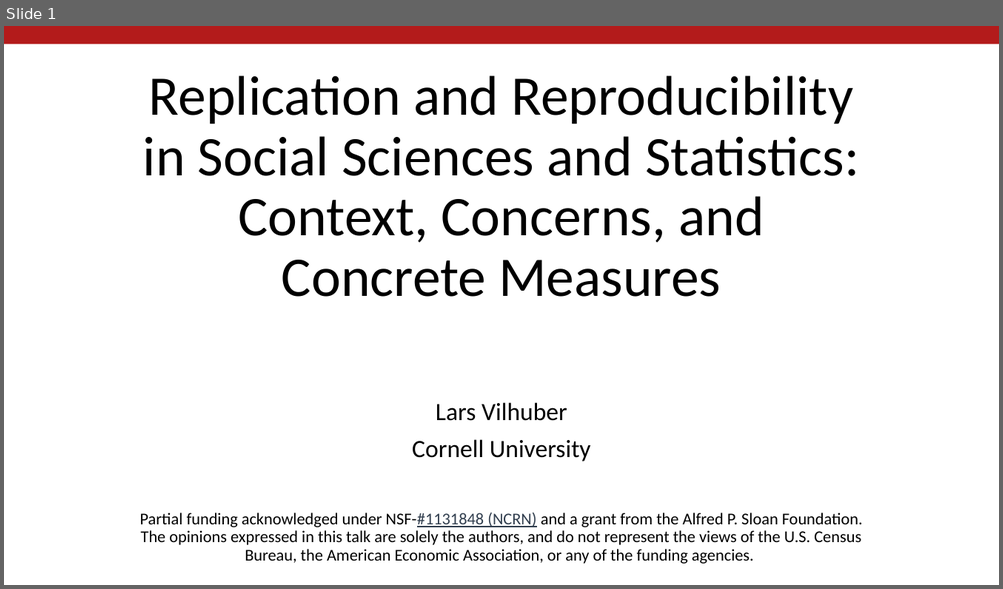
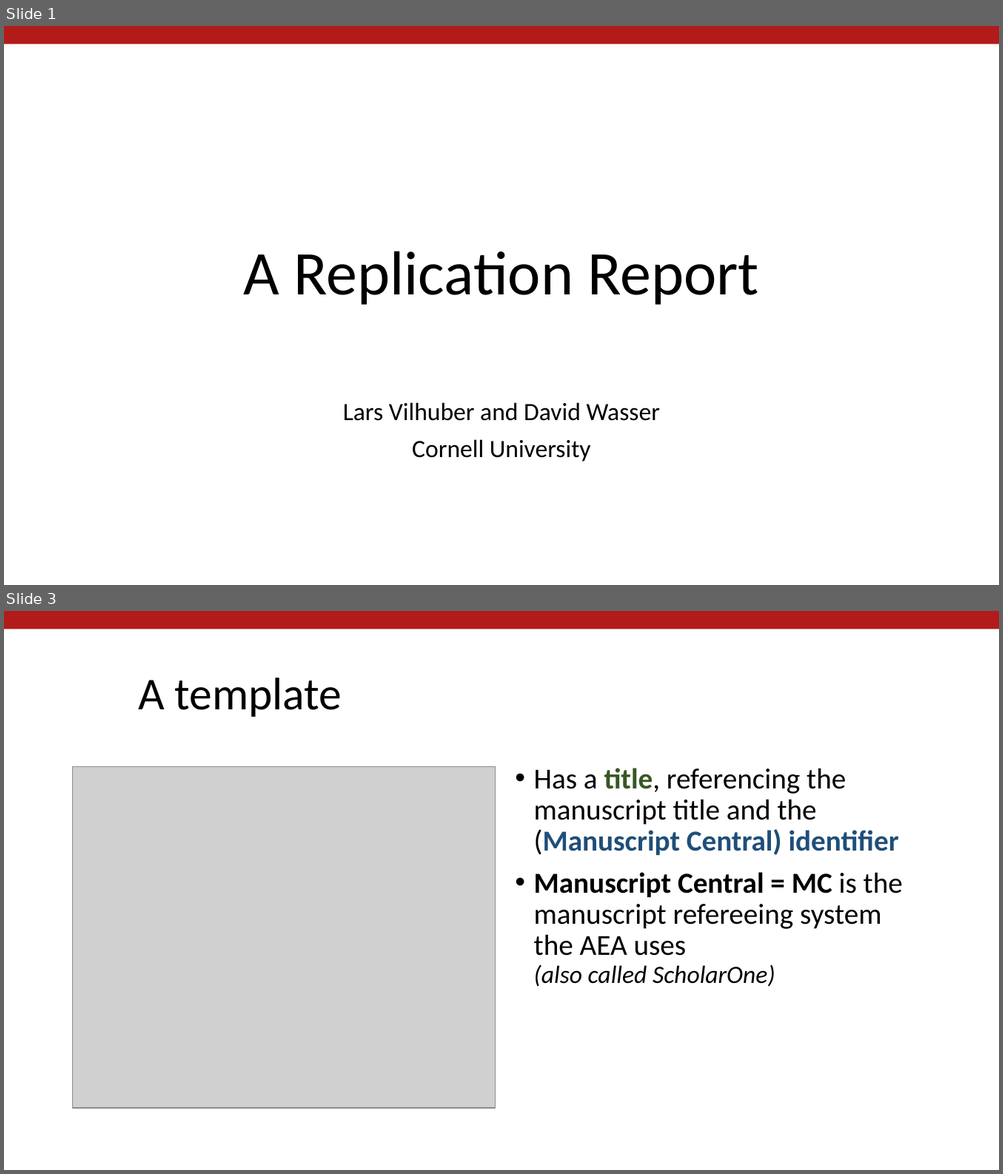
Before and after one commit to labordynamicsinstitute/replicability-training, a slide deck: Fall 2019/Overview-Motivation-AEA-Replication.pptx. Shown one above the other, each under a label of ours: slide 1 before the commit, slides 1 and 3 after it; the slides between them are not shown. The pictures are 1003x589 and 1003x1174 pixels, drawn with LibreOffice and Linux fonts; fonts in the diff are those of the drawing; grey boxes stand for pictures; background and template pictures are left out. Boxes give left, top, right and bottom in pixels: in the first picture for what was removed or moved away, otherwise in the second. Text is boxed around its words. In the diff, an @@ line names an element or a change of style, - is before the commit and + after.

```diff
--- a/Fall 2019/Overview-Motivation-AEA-Replication.pptx
+++ b/Fall 2019/Overview-Motivation-AEA-Replication.pptx
@@ slide 3 added at box(4, 611, 999, 1170), background #FFFFFF; not listed: 1 template element that a slide beside it also shows @@
@@ title added at box(138, 678, 342, 717), 44 pt, text #000000 @@
+A template
@@ picture added at box(73, 766, 495, 1108) @@
@@ text added at box(534, 768, 902, 987), 28 pt, text #000000 @@
+• Has a title, referencing the manuscript title and the (Manuscript Central) identifier
+• Manuscript Central = MC is the manuscript refereeing system the AEA uses
+  (also called ScholarOne)
@@ slide 1 changed as well @@
@@ title at box(244, 251, 759, 305): text changed; size 54 to 60 pt @@
-Replication and Reproducibility in Social Sciences and Statistics: Context, Concerns, and Concrete Measures
+A Replication Report
@@ subtitle at box(343, 403, 660, 421): text changed @@
-Lars Vilhuber
+Lars Vilhuber and David Wasser
@@ subtitle at box(140, 513, 862, 564): paragraph removed @@
-Partial funding acknowledged under NSF-#1131848 (NCRN) and a grant from the Alfred P. Sloan Foundation.
-The opinions expressed in this talk are solely the authors, and do not represent the views of the U.S. Census Bureau, the American Economic Association, or any of the funding agencies.
```
Also in this commit, not shown: 5 other slides added, 27 slides removed.
